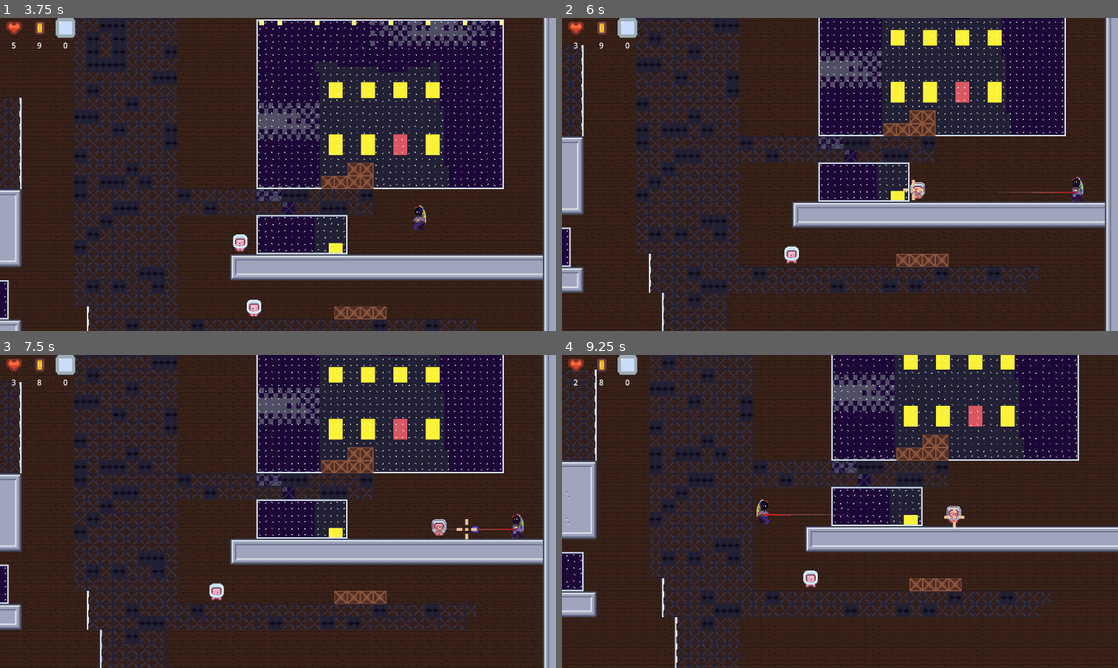
Above: before the commit, frames 1-4 (two rows, left to right).
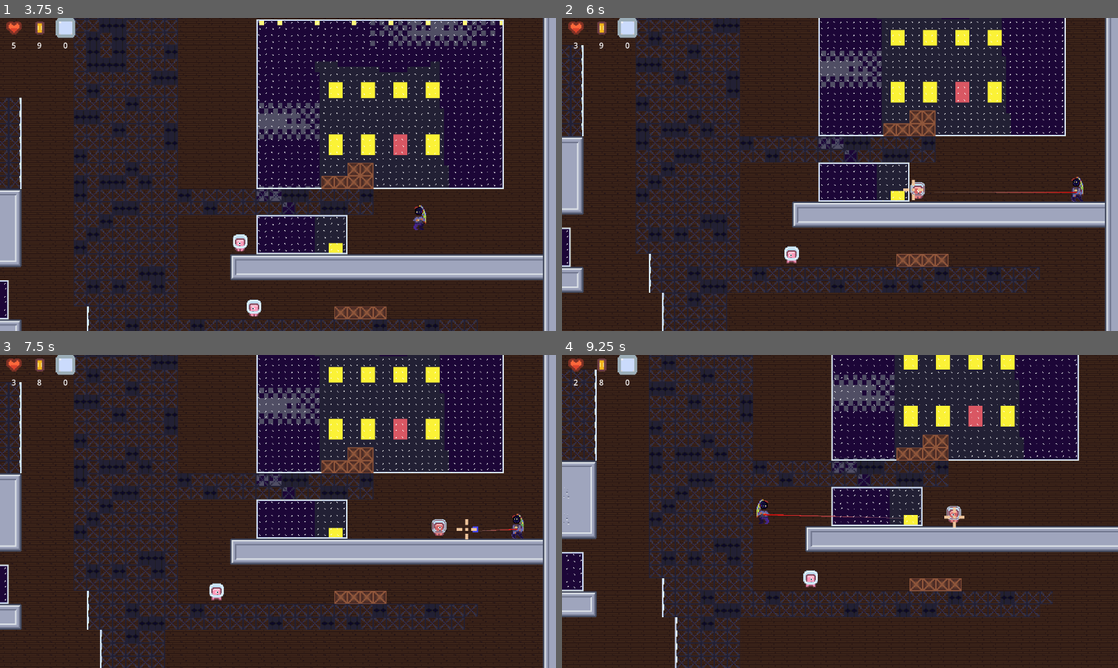
Above: after the commit, the same moments.

Repository: aloneInEntropy/GMTK-24
Game: Godot game, scene res://Scenes/main.tscn
The game is run twice, just before and just after one commit, with the same random seed, the same clock (stepped at 60 frames per second) and the same inputs.
Inputs (mouse positions are in pixels of both pictures, inside the frame that each line leads up to):
- Up to frame 1 (3.75 s): click (278, 293) at 0.5 s; click (278, 293) at 1.25 s; tap Enter (submit) at 2 s; hold Shift (crouch) 2.03-2.78 s; hold Right (ui_right) 2.03-3.53 s; tap C (jump) at 2.27, 3.02 s; tap Z (grab) at 2.85 s; hold Left (ui_left) from 3.53 s (still down); tap A (shoot) at 3.6 s
- Up to frame 2 (6 s): release Left (ui_left) at 4.28 s; hold Right (ui_right) 4.28-5.78 s; tap Enter (submit) at 4.35 s; tap C (jump) at 4.52, 5.27 s; tap S (use) at 5.1 s; hold Left (ui_left) from 5.78 s (still down); tap Shift (crouch) at 5.85 s
- Up to frame 3 (7.5 s): tap C (jump) at 6.02 s; release Left (ui_left) at 6.53 s; hold Right (ui_right) 6.53-7.28 s; hold Z (grab) 6.53-7.28 s; hold Left (ui_left) from 7.28 s (still down); tap A (shoot) at 7.35 s
- Up to frame 4 (9.25 s): tap C (jump) at 7.52, 8.27, 9.02 s; hold Enter (submit) 8.03-8.78 s; release Left (ui_left) at 8.78 s; hold Right (ui_right) from 8.78 s (still down); tap S (use) at 8.85 s

Frame 1 is identical in both runs. In frame 2, less than 0.1% of the frame differs, in the area x 68-87%, y 55-56%; in frame 3, less than 0.1%; in frame 4, 0.1%, in the area x 36-62%, y 50-53%.

Commit message:
aimed laser sight at target

Diff:
--- a/Scripts/Player_0.gd
+++ b/Scripts/Player_0.gd
@@ -28,7 +28,7 @@
 const WALL_JUMP_VELOCITY := -400.0
 const WALL_SLIDE_VELOCITY := 100.0
 const COYOTE_TIME_FLOOR := 6 ## frames after leaving floor for which the player can still jump
-const LASER_SIGHT_LINE_DIST := 125.0
+const BULLET_LINE_DIST := 400.0
 
 # ----------------------- enums ---------------------- #
 ## jump types.
@@ -58,6 +58,7 @@
 var jump_type: JUMP_TYPE
 var bullet_count: int = 10
 var health: int
+# var is_aiming : bool ## are the hitmark sprite and bullet line visible?
 
 # ----------------- private variables ----------------- #
 ## value for which a frame timer will remain at when a timer is over.
@@ -133,11 +134,8 @@
 		_hitmark_lock = bullet_check.get_collider()
 		hitmark_sprite.visible = true
 		bullet_line.visible = true
-		bullet_line.points[-1] = \
-			_last_direction * LASER_SIGHT_LINE_DIST \
-			if (_last_direction * LASER_SIGHT_LINE_DIST).distance_squared_to(position) < (_hitmark_lock.position - position).distance_squared_to(position) \
-			else _hitmark_lock.position - position
 		hitmark_sprite.position = _hitmark_lock.position - position
+		bullet_line.points[-1] = Vector2(_last_direction.x * abs(hitmark_sprite.position.x), hitmark_sprite.position.y)
 	else:
 		_hitmark_lock = null
 		hitmark_sprite.visible = false
@@ -213,7 +211,6 @@
 		facing_ray.target_position = _last_direction * DEFAULT_FACING_DIRECTION
 		opp_facing_ray.target_position = _last_direction * DEFAULT_FACING_DIRECTION * Vector2(-1, 0)
 		bullet_check.target_position = _last_direction * DEFAULT_GUN_FACING_DIRECTION
-		bullet_line.points[-1] = _last_direction * LASER_SIGHT_LINE_DIST
 		if !is_climbing:
 			velocity.x = move_toward(velocity.x, direction * spd, spd / 10)
 			anim_sprite.play("run")
--- a/Scripts/Sticky.gd
+++ b/Scripts/Sticky.gd
@@ -53,7 +53,10 @@
 	position = pos.snapped(Vector2.ONE * TILE_SIZE)
 	position += Vector2.ONE * TILE_SIZE / 2
 
-
 func p_reparent(wld: World2, plr: Player2):
 	world = wld
 	player = plr
+
+func handle_stuck():
+
+	pass
Not shown, changed: TODO.md
